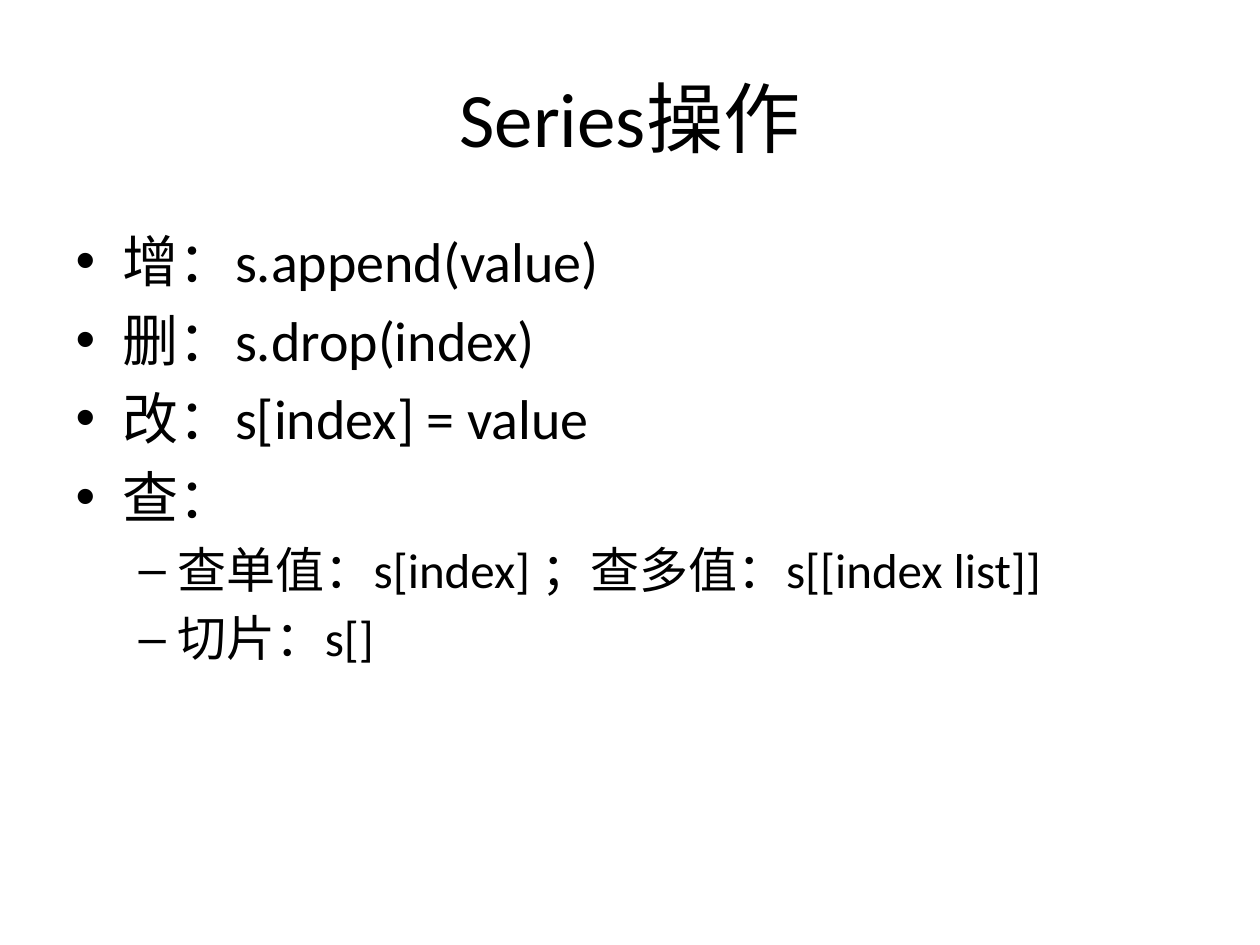
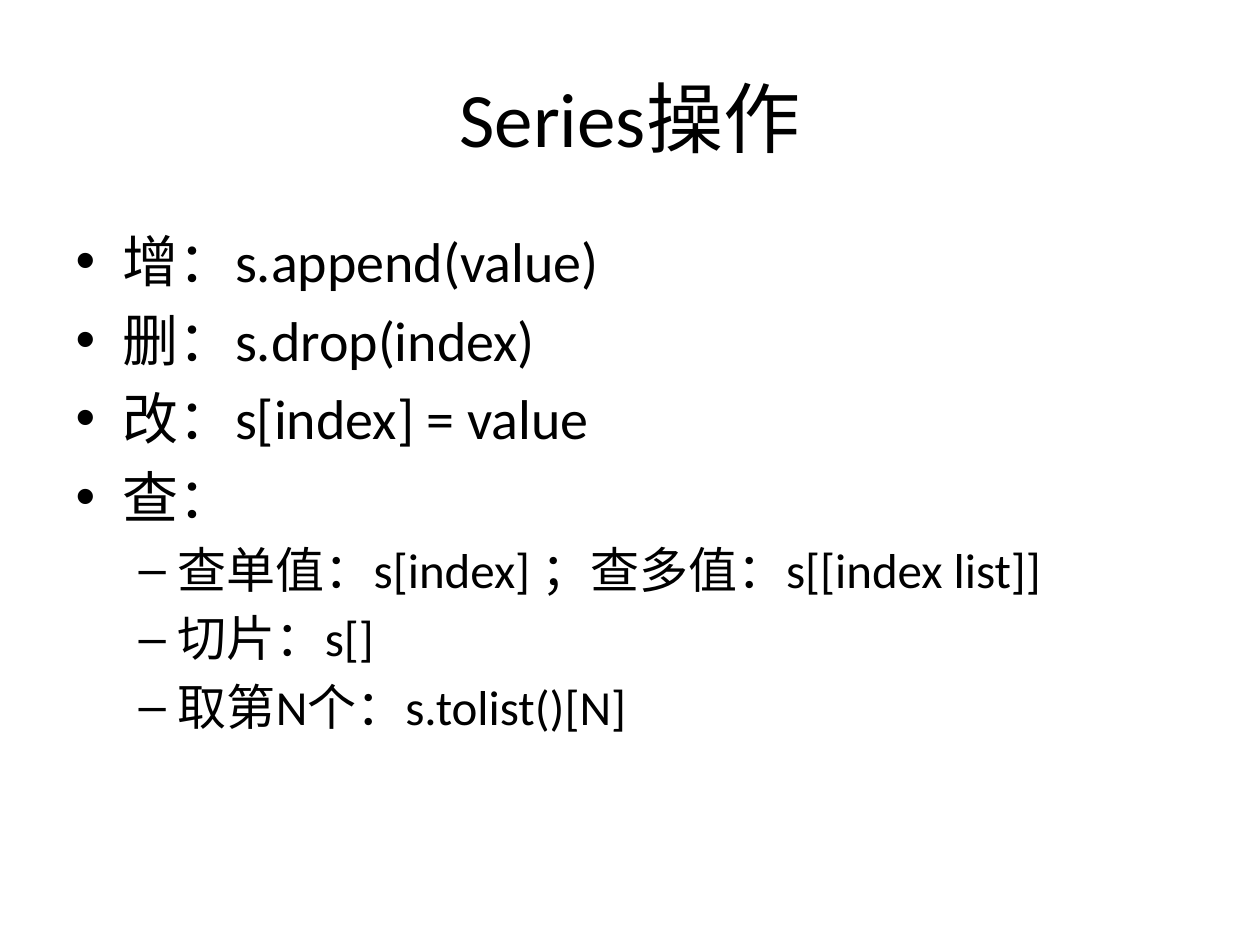
Before and after one commit to SleepySoft/SleepyMemo, a slide deck: slide 4 of Pandas_Cheat_Sheet.pptx. Drawn at 1260x945 pixels with LibreOffice and Linux fonts; fonts in the diff are those of the drawing. Boxes give left, top, right and bottom in pixels: in the first picture for what was removed or moved away, otherwise in the second. Text is boxed around its words. In the diff, an @@ line names an element or a change of style, - is before the commit and + after.

Commit message:
Update pandas cheat sheet

```diff
--- a/Pandas_Cheat_Sheet.pptx
+++ b/Pandas_Cheat_Sheet.pptx
@@ text at <box>178,683,626,732</box>: paragraph added @@
+  – 取第N个：s.tolist()[N]
```
